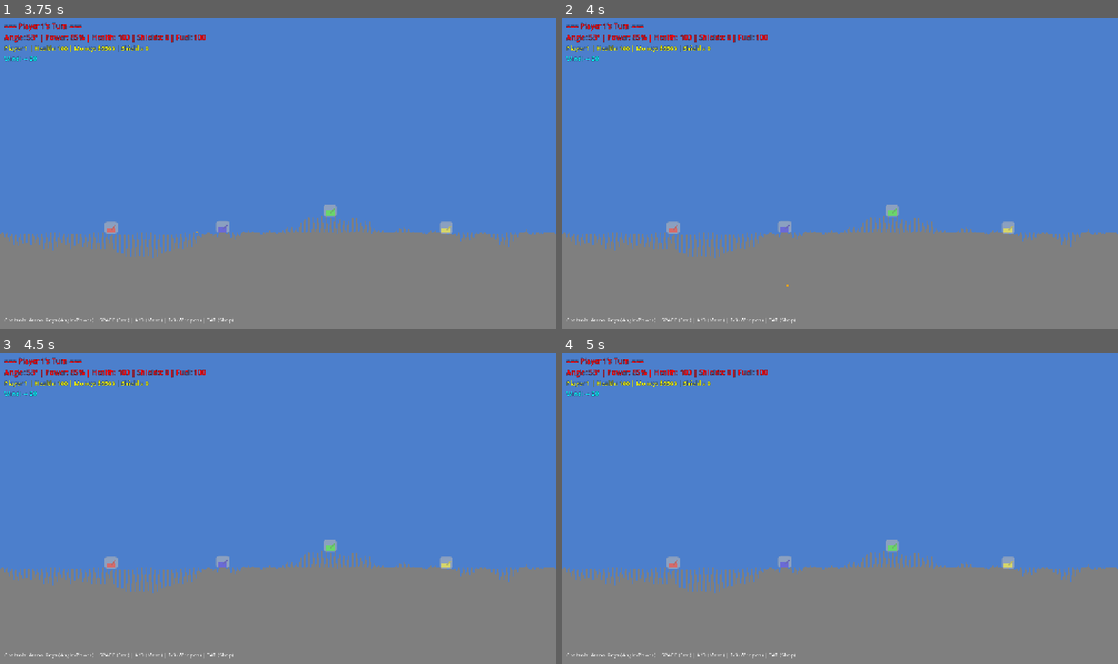
Above: before the commit, frames 1-4 (two rows, left to right).
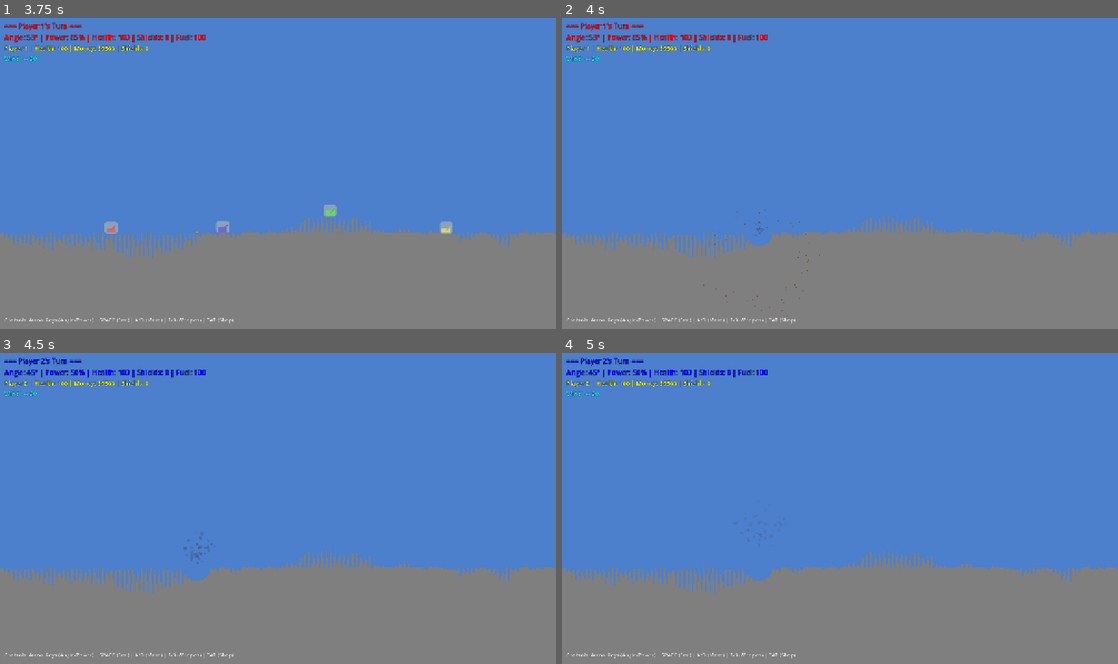
Above: after the commit, the same moments.

Repository: thamam/Games
Game: Godot game, scene res://scenes/Main.tscn
The game is run twice, just before and just after one commit, with the same random seed, the same clock (stepped at 60 frames per second) and the same inputs.
Inputs:
- Up to frame 1 (3.75 s): tap Enter at 0.5, 3.5 s; hold D (move_right) 0.53-1.25 s; hold Space (fire) 0.53-1.25 s; tap Up (ui_up) at 0.77, 2.27 s; click "Start Game" at 1.25 s; hold D (move_right) 2.03-2.78 s; tap Tab at 2.1 s; tap Space (fire) at 2.75, 3.6 s; hold A (move_left) 2.78-3.53 s; tap R at 2.85 s; hold D (move_right) from 3.53 s (still down)
- Up to frame 2 (4 s): keep holding D (move_right); tap Up (ui_up) at 3.77 s
- Up to frame 3 (4.5 s): keep holding D (move_right); tap Space (fire) at 4.25 s; hold Tab from 4.28 s (still down)
- Up to frame 4 (5 s): keep holding D (move_right); keep holding Tab; tap Up (ui_up) at 4.52 s

Frame 1 is identical in both runs. In frame 2, 0.5% of the frame differs, in the area x 18-82%, y 60-96%; in frame 3, 1.0%, in the area x 0-82%, y 1-74%; in frame 4, 0.9%.

Commit message:
Fix projectile collision by adding CollisionShape2D
- Add collision shape to Projectile CharacterBody2D in _ready()
- Use CircleShape2D with radius matching visual size (PROJECTILE_SIZE/2)
- Add safety checks for get_tree() calls in Main.gd and GameManager.gd
- Prevents 'Cannot call method create_timer on null value' errors

This fixes the 'bullets fall through the ground' issue by enabling
proper physics-based collision detection between projectiles and terrain.

Generated with [Claude Code](https://claude.ai/code)
via [Happy](https://happy.engineering)

Co-Authored-By: Claude <noreply@anthropic.com>
Co-Authored-By: Happy <yesreply@happy.engineering>

Diff:
--- a/Scorch/ScorchedEarth/scripts/GameManager.gd
+++ b/Scorch/ScorchedEarth/scripts/GameManager.gd
@@ -118,8 +118,11 @@
 
 	# After shop phase, start playing
 	# For now, skip shop and go straight to playing
-	await get_tree().create_timer(0.5).timeout
-	start_playing()
+	if is_inside_tree():
+		await get_tree().create_timer(0.5).timeout
+		start_playing()
+	else:
+		return  # Node not in tree, abort round start
 
 func start_playing() -> void:
 	"""Begin the playing phase"""
@@ -157,7 +160,10 @@
 
 	# AI "thinking" time (varies by difficulty)
 	var think_time = 1.5 - (current_player.ai_level * 0.3)  # Harder AI thinks faster
-	await get_tree().create_timer(think_time).timeout
+	if is_inside_tree():
+		await get_tree().create_timer(think_time).timeout
+	else:
+		return  # Node not in tree, abort AI turn
 
 	# Select target
 	var target_index = ai_select_target(current_player)
--- a/Scorch/ScorchedEarth/scripts/Main.gd
+++ b/Scorch/ScorchedEarth/scripts/Main.gd
@@ -241,8 +241,9 @@
 	# Wait for projectile to finish
 	await projectile.tree_exited
 
-	# Small delay after explosion
-	await get_tree().create_timer(0.5).timeout
+	# Small delay after explosion (check if still in tree)
+	if is_inside_tree():
+		await get_tree().create_timer(0.5).timeout
 
 	# End turn
 	game_manager.end_turn()
--- a/Scorch/ScorchedEarth/scripts/Projectile.gd
+++ b/Scorch/ScorchedEarth/scripts/Projectile.gd
@@ -45,6 +45,13 @@
 
 	# Set up collision
 	motion_mode = CharacterBody2D.MOTION_MODE_FLOATING
+
+	# Create collision shape for projectile
+	var collision_shape = CollisionShape2D.new()
+	var circle_shape = CircleShape2D.new()
+	circle_shape.radius = PROJECTILE_SIZE / 2.0  # Match visual size
+	collision_shape.shape = circle_shape
+	add_child(collision_shape)
 
 func setup_visuals() -> void:
 	"""Create projectile visual representation"""
